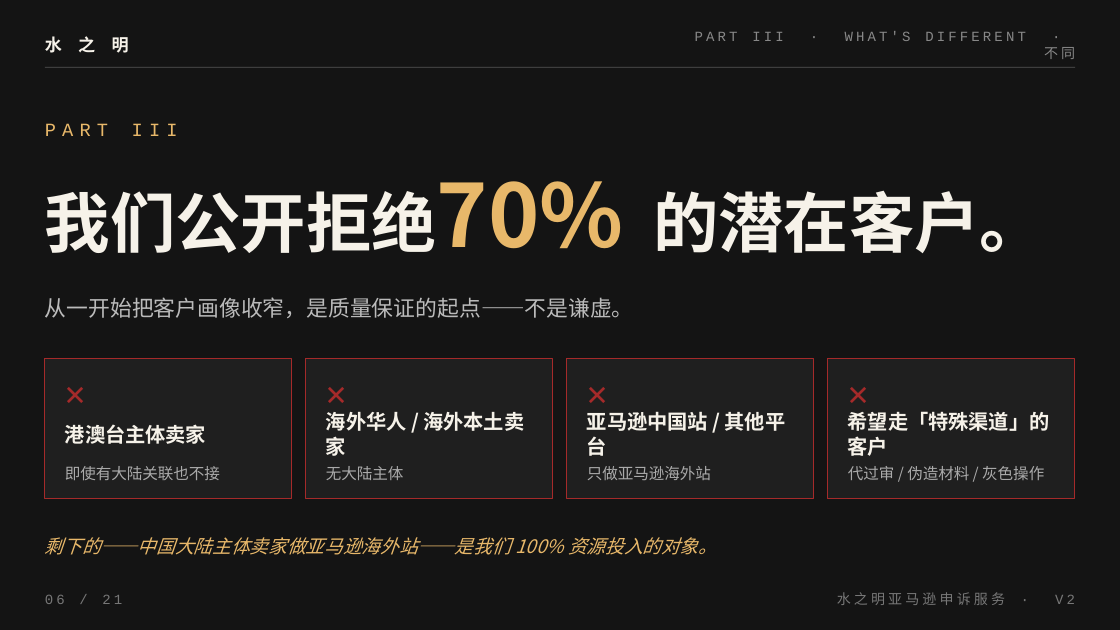
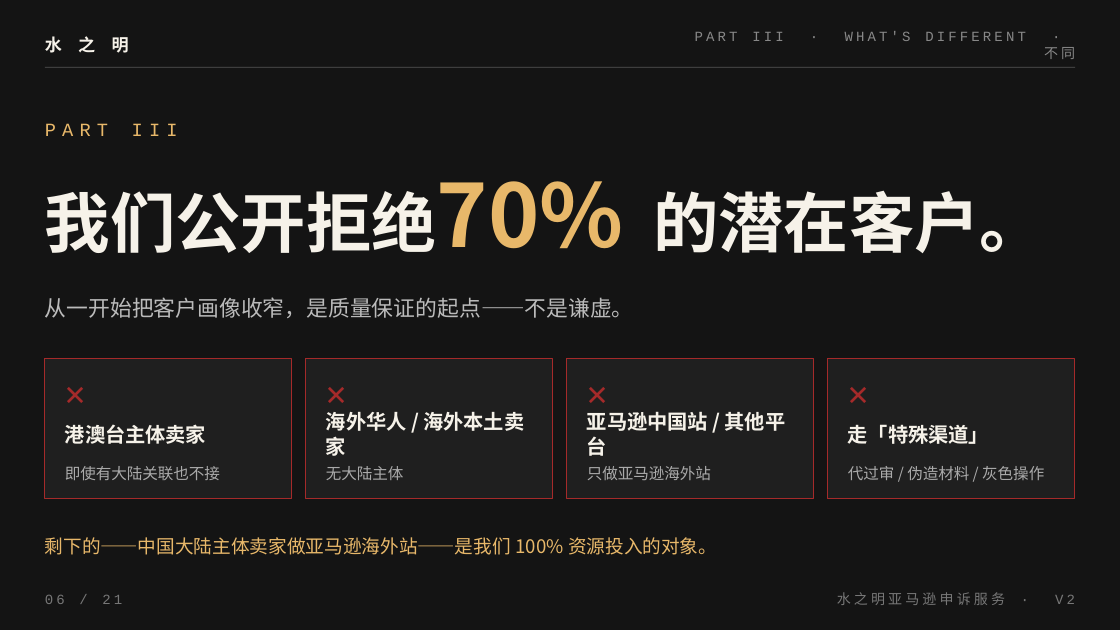
Before and after one commit to chenfei125/shuizhiming-site1, a slide deck: slide 6 of 水之明销售介绍.pptx. Drawn at 1120x630 pixels with LibreOffice and Linux fonts; fonts in the diff are those of the drawing. Boxes give left, top, right and bottom in pixels: in the first picture for what was removed or moved away, otherwise in the second. Text is boxed around its words. In the diff, an @@ line names an element or a change of style, - is before the commit and + after.

```diff
--- a/水之明销售介绍.pptx
+++ b/水之明销售介绍.pptx
@@ text at [848, 424, 989, 444]: text changed @@
-希望走「特殊渠道」的客户
+走「特殊渠道」
@@ text "剩下的——中国大陆主体卖家做亚马逊海外站——是我们 100% 资源投入的对象。" at [45, 537, 717, 555]: italic off @@
```
Also in this commit, not shown: 9 other slides changed, 1 other file.
